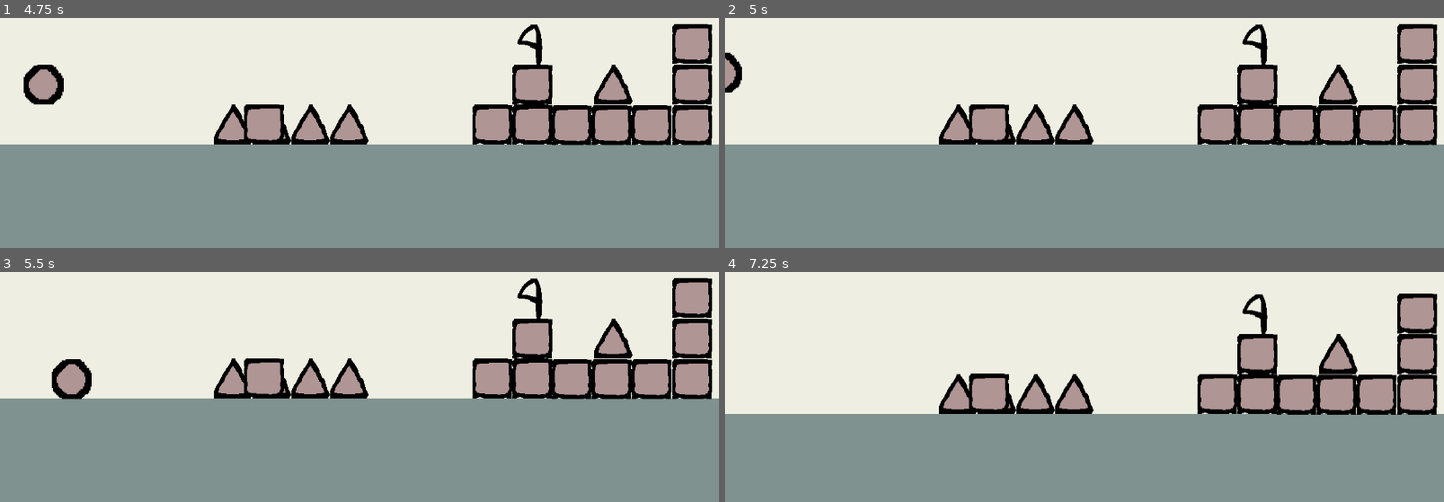
Above: before the commit, frames 1-4 (two rows, left to right).
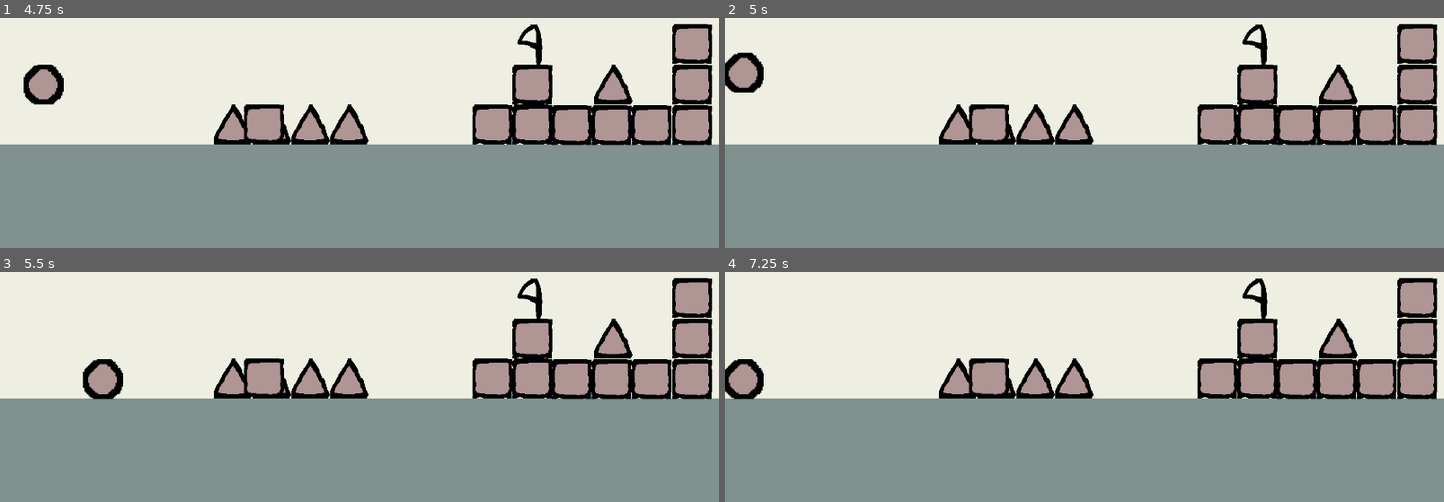
Above: after the commit, the same moments.

Repository: valegui/collapse
Game: Godot game, scene res://scenes/level_7.tscn
Two runs of this game, one before a commit and one after it. Both use one fixed random seed, a clock stepped at 60 frames per second and the inputs below. This scene is started directly instead of the project's main scene.
Inputs:
- Up to frame 1 (4.75 s): tap Enter (ui_accept) at 0.5, 0.77, 1.52, 3.02, 3.77, 4.52 s; hold Right (ui_right) 0.53-2.03 s; hold Left (ui_left) 2.03-2.78 s; hold Right (ui_right) 2.78-4.28 s; hold Left (ui_left) from 4.28 s (still down)
- Up to frame 2 (5 s): keep holding Left (ui_left)
- Up to frame 3 (5.5 s): release Left (ui_left) at 5.03 s; hold Right (ui_right) from 5.03 s (still down)
- Up to frame 4 (7.25 s): release Right (ui_right) at 5.78 s; hold Left (ui_left) from 5.78 s (still down); tap Enter (ui_accept) at 6.02, 6.77 s

Frame 1 is identical in both runs. In frame 2, 0.8% of the frame differs, in the area x 0-6%, y 14-33%; in frame 3, 1.5%; in frame 4, 15%, in the area x 0-100%, y 2-63%.

Commit message:
add boundaries to levels

Diff:
--- a/scenes/level_1.tscn
+++ b/scenes/level_1.tscn
@@ -77,9 +77,9 @@
 collision_mask = 31
 
 [node name="ColorRect3" type="ColorRect" parent="StaticBody2D3"]
-offset_left = -477.0
+offset_left = -637.0
 offset_top = 81.0
-offset_right = 955.0
+offset_right = 795.0
 offset_bottom = 561.0
 rotation = -1.5708
 color = Color(0.498523, 0.571256, 0.56201, 1)
--- a/scenes/level_2.tscn
+++ b/scenes/level_2.tscn
@@ -1,8 +1,7 @@
-[gd_scene load_steps=7 format=3 uid="uid://b8cwacf2b7j07"]
+[gd_scene load_steps=6 format=3 uid="uid://b8cwacf2b7j07"]
 
 [ext_resource type="PackedScene" uid="uid://daypidqhxjqdb" path="res://scenes/next_level.tscn" id="1_b4j7a"]
 [ext_resource type="PackedScene" uid="uid://bu5g33eec6mgc" path="res://scenes/player.tscn" id="2_wo48x"]
-[ext_resource type="PackedScene" uid="uid://d0bny5xly81u7" path="res://scenes/corpse.tscn" id="3_y0kc7"]
 [ext_resource type="PackedScene" uid="uid://bu2sp7hercpyx" path="res://scenes/spike.tscn" id="4_ne2mo"]
 [ext_resource type="PackedScene" uid="uid://cia6jsfphwaog" path="res://scenes/static_box.tscn" id="5_6cvei"]
 
@@ -31,9 +30,6 @@
 [node name="Player" parent="." instance=ExtResource("2_wo48x")]
 position = Vector2(111, 385)
 
-[node name="Box" parent="." instance=ExtResource("3_y0kc7")]
-position = Vector2(-107, 451)
-
 [node name="spikes" type="Node2D" parent="."]
 
 [node name="Spike" parent="spikes" instance=ExtResource("4_ne2mo")]
@@ -51,3 +47,54 @@
 position = Vector2(576, 388)
 
 [node name="enemies" type="Node2D" parent="."]
+
+[node name="StaticBody2D2" type="StaticBody2D" parent="."]
+position = Vector2(2, -288)
+rotation = 1.5708
+collision_layer = 2
+collision_mask = 31
+
+[node name="CollisionShape2D" type="CollisionShape2D" parent="StaticBody2D2"]
+position = Vector2(514, 5)
+shape = SubResource("WorldBoundaryShape2D_5xbjy")
+
+[node name="ColorRect" type="ColorRect" parent="StaticBody2D2"]
+offset_left = -1331.0
+offset_top = 2.0
+offset_right = 1347.0
+offset_bottom = 172.0
+color = Color(0.498523, 0.571256, 0.56201, 1)
+
+[node name="StaticBody2D3" type="StaticBody2D" parent="."]
+position = Vector2(802, 8)
+rotation = 3.14159
+collision_layer = 2
+collision_mask = 31
+
+[node name="CollisionShape2D" type="CollisionShape2D" parent="StaticBody2D3"]
+position = Vector2(1, 181)
+shape = SubResource("WorldBoundaryShape2D_5xbjy")
+
+[node name="ColorRect" type="ColorRect" parent="StaticBody2D3"]
+offset_left = -1331.0
+offset_top = 182.0
+offset_right = 1347.0
+offset_bottom = 352.0
+color = Color(0.498523, 0.571256, 0.56201, 1)
+
+[node name="StaticBody2D4" type="StaticBody2D" parent="."]
+position = Vector2(1426, 8)
+rotation = 4.71239
+collision_layer = 2
+collision_mask = 31
+
+[node name="CollisionShape2D" type="CollisionShape2D" parent="StaticBody2D4"]
+position = Vector2(1, 5)
+shape = SubResource("WorldBoundaryShape2D_5xbjy")
+
+[node name="ColorRect" type="ColorRect" parent="StaticBody2D4"]
+offset_left = -1331.0
+offset_top = 6.0
+offset_right = 1347.0
+offset_bottom = 702.0
+color = Color(0.498523, 0.571256, 0.56201, 1)
--- a/scenes/level_3.tscn
+++ b/scenes/level_3.tscn
@@ -2,11 +2,13 @@
 
 [ext_resource type="PackedScene" uid="uid://daypidqhxjqdb" path="res://scenes/next_level.tscn" id="1_ah8om"]
 [ext_resource type="PackedScene" uid="uid://bu5g33eec6mgc" path="res://scenes/player.tscn" id="2_p6vls"]
-[ext_resource type="PackedScene" uid="uid://d0bny5xly81u7" path="res://scenes/corpse.tscn" id="3_hhfj6"]
 [ext_resource type="PackedScene" uid="uid://bu2sp7hercpyx" path="res://scenes/spike.tscn" id="4_wae8j"]
 [ext_resource type="PackedScene" uid="uid://cia6jsfphwaog" path="res://scenes/static_box.tscn" id="5_ha73p"]
 
 [sub_resource type="WorldBoundaryShape2D" id="WorldBoundaryShape2D_5xbjy"]
+
+[sub_resource type="WorldBoundaryShape2D" id="WorldBoundaryShape2D_1pn4d"]
+distance = -5.0
 
 [node name="Level3" type="Node2D"]
 
@@ -30,9 +32,6 @@
 
 [node name="Player" parent="." instance=ExtResource("2_p6vls")]
 position = Vector2(111, 385)
-
-[node name="Box" parent="." instance=ExtResource("3_hhfj6")]
-position = Vector2(-107, 451)
 
 [node name="spikes" type="Node2D" parent="."]
 
@@ -81,3 +80,56 @@
 position = Vector2(1109, 323)
 
 [node name="enemies" type="Node2D" parent="."]
+
+[node name="StaticBody2D4" type="StaticBody2D" parent="."]
+position = Vector2(1426, 8)
+rotation = 4.71239
+collision_layer = 2
+collision_mask = 31
+
+[node name="CollisionShape2D" type="CollisionShape2D" parent="StaticBody2D4"]
+position = Vector2(-0.999996, 376)
+shape = SubResource("WorldBoundaryShape2D_1pn4d")
+
+[node name="ColorRect" type="ColorRect" parent="StaticBody2D4"]
+offset_left = -1331.0
+offset_top = 382.0
+offset_right = 1347.0
+offset_bottom = 1078.0
+color = Color(0.498523, 0.571256, 0.56201, 1)
+
+[node name="StaticBody2D5" type="StaticBody2D" parent="."]
+position = Vector2(0, 104)
+rotation = 1.5708
+collision_layer = 2
+collision_mask = 31
+
+[node name="CollisionShape2D" type="CollisionShape2D" parent="StaticBody2D5"]
+position = Vector2(-111, -3)
+rotation = 1.5708
+shape = SubResource("WorldBoundaryShape2D_1pn4d")
+
+[node name="ColorRect" type="ColorRect" parent="StaticBody2D5"]
+offset_left = -1330.0
+offset_right = 1348.0
+offset_bottom = 696.0
+color = Color(0.498523, 0.571256, 0.56201, 1)
+metadata/_edit_use_anchors_ = true
+
+[node name="StaticBody2D6" type="StaticBody2D" parent="."]
+position = Vector2(490, 384)
+rotation = 3.14159
+collision_layer = 2
+collision_mask = 31
+
+[node name="CollisionShape2D" type="CollisionShape2D" parent="StaticBody2D6"]
+position = Vector2(487, 5)
+rotation = 4.71239
+shape = SubResource("WorldBoundaryShape2D_1pn4d")
+
+[node name="ColorRect" type="ColorRect" parent="StaticBody2D6"]
+offset_left = -1331.0
+offset_top = 566.0
+offset_right = 1347.0
+offset_bottom = 1262.0
+color = Color(0.498523, 0.571256, 0.56201, 1)
--- a/scenes/level_4.tscn
+++ b/scenes/level_4.tscn
@@ -2,12 +2,14 @@
 
 [ext_resource type="PackedScene" uid="uid://daypidqhxjqdb" path="res://scenes/next_level.tscn" id="1_wom6i"]
 [ext_resource type="PackedScene" uid="uid://bu5g33eec6mgc" path="res://scenes/player.tscn" id="2_ycko3"]
-[ext_resource type="PackedScene" uid="uid://d0bny5xly81u7" path="res://scenes/corpse.tscn" id="3_x7blo"]
 [ext_resource type="PackedScene" uid="uid://bu2sp7hercpyx" path="res://scenes/spike.tscn" id="4_qsmat"]
 [ext_resource type="PackedScene" uid="uid://cia6jsfphwaog" path="res://scenes/static_box.tscn" id="5_yk4f3"]
 [ext_resource type="PackedScene" uid="uid://cp3eowpnojgjc" path="res://scenes/turret.tscn" id="6_ycko3"]
 
 [sub_resource type="WorldBoundaryShape2D" id="WorldBoundaryShape2D_5xbjy"]
+
+[sub_resource type="WorldBoundaryShape2D" id="WorldBoundaryShape2D_ycko3"]
+distance = -5.0
 
 [node name="Level4" type="Node2D"]
 
@@ -31,9 +33,6 @@
 
 [node name="Player" parent="." instance=ExtResource("2_ycko3")]
 position = Vector2(111, 385)
-
-[node name="Box" parent="." instance=ExtResource("3_x7blo")]
-position = Vector2(-107, 451)
 
 [node name="spikes" type="Node2D" parent="."]
 
@@ -79,3 +78,54 @@
 
 [node name="Turret" parent="enemies" instance=ExtResource("6_ycko3")]
 position = Vector2(1669, 452)
+
+[node name="StaticBody2D4" type="StaticBody2D" parent="."]
+position = Vector2(2218, 6)
+rotation = 4.71239
+collision_layer = 2
+collision_mask = 31
+
+[node name="CollisionShape2D" type="CollisionShape2D" parent="StaticBody2D4"]
+position = Vector2(-1, 24)
+shape = SubResource("WorldBoundaryShape2D_ycko3")
+
+[node name="ColorRect" type="ColorRect" parent="StaticBody2D4"]
+offset_left = -1337.0
+offset_top = 22.0
+offset_right = 1341.0
+offset_bottom = 724.0
+color = Color(0.498523, 0.571256, 0.56201, 1)
+
+[node name="StaticBody2D5" type="StaticBody2D" parent="."]
+position = Vector2(402, 0)
+rotation = 1.5708
+collision_layer = 2
+collision_mask = 31
+
+[node name="CollisionShape2D" type="CollisionShape2D" parent="StaticBody2D5"]
+position = Vector2(366, 400)
+shape = SubResource("WorldBoundaryShape2D_ycko3")
+
+[node name="ColorRect" type="ColorRect" parent="StaticBody2D5"]
+offset_left = -1331.0
+offset_top = 402.0
+offset_right = 1347.0
+offset_bottom = 1098.0
+color = Color(0.498523, 0.571256, 0.56201, 1)
+
+[node name="StaticBody2D6" type="StaticBody2D" parent="."]
+position = Vector2(490, 384)
+rotation = 3.14159
+collision_layer = 2
+collision_mask = 31
+
+[node name="CollisionShape2D" type="CollisionShape2D" parent="StaticBody2D6"]
+position = Vector2(150, 607)
+shape = SubResource("WorldBoundaryShape2D_ycko3")
+
+[node name="ColorRect" type="ColorRect" parent="StaticBody2D6"]
+offset_left = -1777.0
+offset_top = 614.0
+offset_right = 1347.0
+offset_bottom = 1310.0
+color = Color(0.498523, 0.571256, 0.56201, 1)
--- a/scenes/level_5.tscn
+++ b/scenes/level_5.tscn
@@ -2,7 +2,6 @@
 
 [ext_resource type="PackedScene" uid="uid://daypidqhxjqdb" path="res://scenes/next_level.tscn" id="1_tbt7t"]
 [ext_resource type="PackedScene" uid="uid://bu5g33eec6mgc" path="res://scenes/player.tscn" id="2_cynta"]
-[ext_resource type="PackedScene" uid="uid://d0bny5xly81u7" path="res://scenes/corpse.tscn" id="3_ak5vt"]
 [ext_resource type="PackedScene" uid="uid://bu2sp7hercpyx" path="res://scenes/spike.tscn" id="4_ij176"]
 [ext_resource type="PackedScene" uid="uid://cia6jsfphwaog" path="res://scenes/static_box.tscn" id="5_uva14"]
 [ext_resource type="PackedScene" uid="uid://cp3eowpnojgjc" path="res://scenes/turret.tscn" id="6_cynta"]
@@ -14,6 +13,9 @@
 
 [sub_resource type="RectangleShape2D" id="RectangleShape2D_cynta"]
 size = Vector2(63.5, 49.5)
+
+[sub_resource type="WorldBoundaryShape2D" id="WorldBoundaryShape2D_cynta"]
+distance = -5.0
 
 [node name="Level5" type="Node2D"]
 
@@ -37,9 +39,6 @@
 
 [node name="Player" parent="." instance=ExtResource("2_cynta")]
 position = Vector2(111, 385)
-
-[node name="Box" parent="." instance=ExtResource("3_ak5vt")]
-position = Vector2(-107, 451)
 
 [node name="spikes" type="Node2D" parent="."]
 
@@ -92,3 +91,54 @@
 [node name="CollisionShape2D" type="CollisionShape2D" parent="StaticBody2D3"]
 position = Vector2(917.25, 394.75)
 shape = SubResource("RectangleShape2D_cynta")
+
+[node name="StaticBody2D4" type="StaticBody2D" parent="."]
+position = Vector2(2218, 6)
+rotation = 4.71239
+collision_layer = 2
+collision_mask = 31
+
+[node name="CollisionShape2D" type="CollisionShape2D" parent="StaticBody2D4"]
+position = Vector2(-1, -384)
+shape = SubResource("WorldBoundaryShape2D_cynta")
+
+[node name="ColorRect" type="ColorRect" parent="StaticBody2D4"]
+offset_left = -1315.0
+offset_top = -384.0
+offset_right = 1363.0
+offset_bottom = 318.0
+color = Color(0.498523, 0.571256, 0.56201, 1)
+
+[node name="StaticBody2D5" type="StaticBody2D" parent="."]
+position = Vector2(402, 0)
+rotation = 1.5708
+collision_layer = 2
+collision_mask = 31
+
+[node name="CollisionShape2D" type="CollisionShape2D" parent="StaticBody2D5"]
+position = Vector2(366, 400)
+shape = SubResource("WorldBoundaryShape2D_cynta")
+
+[node name="ColorRect" type="ColorRect" parent="StaticBody2D5"]
+offset_left = -1331.0
+offset_top = 402.0
+offset_right = 1347.0
+offset_bottom = 1098.0
+color = Color(0.498523, 0.571256, 0.56201, 1)
+
+[node name="StaticBody2D6" type="StaticBody2D" parent="."]
+position = Vector2(490, 384)
+rotation = 3.14159
+collision_layer = 2
+collision_mask = 31
+
+[node name="CollisionShape2D" type="CollisionShape2D" parent="StaticBody2D6"]
+position = Vector2(150, 823)
+shape = SubResource("WorldBoundaryShape2D_cynta")
+
+[node name="ColorRect" type="ColorRect" parent="StaticBody2D6"]
+offset_left = -1777.0
+offset_top = 830.0
+offset_right = 1347.0
+offset_bottom = 1526.0
+color = Color(0.498523, 0.571256, 0.56201, 1)
--- a/scenes/level_6.tscn
+++ b/scenes/level_6.tscn
@@ -2,7 +2,6 @@
 
 [ext_resource type="PackedScene" uid="uid://daypidqhxjqdb" path="res://scenes/next_level.tscn" id="1_hi6ks"]
 [ext_resource type="PackedScene" uid="uid://bu5g33eec6mgc" path="res://scenes/player.tscn" id="2_6x5s0"]
-[ext_resource type="PackedScene" uid="uid://d0bny5xly81u7" path="res://scenes/corpse.tscn" id="3_uwnnm"]
 [ext_resource type="PackedScene" uid="uid://bu2sp7hercpyx" path="res://scenes/spike.tscn" id="4_fidgd"]
 [ext_resource type="PackedScene" uid="uid://cia6jsfphwaog" path="res://scenes/static_box.tscn" id="5_isi3j"]
 [ext_resource type="PackedScene" uid="uid://cp3eowpnojgjc" path="res://scenes/turret.tscn" id="6_6x5s0"]
@@ -14,6 +13,9 @@
 
 [sub_resource type="RectangleShape2D" id="RectangleShape2D_6x5s0"]
 size = Vector2(63.5, 49.5)
+
+[sub_resource type="WorldBoundaryShape2D" id="WorldBoundaryShape2D_6x5s0"]
+distance = -5.0
 
 [node name="Level6" type="Node2D"]
 
@@ -37,9 +39,6 @@
 
 [node name="Player" parent="." instance=ExtResource("2_6x5s0")]
 position = Vector2(111, 385)
-
-[node name="Box" parent="." instance=ExtResource("3_uwnnm")]
-position = Vector2(-107, 451)
 
 [node name="spikes" type="Node2D" parent="."]
 
@@ -113,3 +112,54 @@
 [node name="CollisionShape2D" type="CollisionShape2D" parent="StaticBody2D3"]
 position = Vector2(917.25, 394.75)
 shape = SubResource("RectangleShape2D_6x5s0")
+
+[node name="StaticBody2D4" type="StaticBody2D" parent="."]
+position = Vector2(2218, 6)
+rotation = 4.71239
+collision_layer = 2
+collision_mask = 31
+
+[node name="CollisionShape2D" type="CollisionShape2D" parent="StaticBody2D4"]
+position = Vector2(88, 854)
+shape = SubResource("WorldBoundaryShape2D_6x5s0")
+
+[node name="ColorRect" type="ColorRect" parent="StaticBody2D4"]
+offset_left = -1207.0
+offset_top = 853.0
+offset_right = 1471.0
+offset_bottom = 1883.0
+color = Color(0.498523, 0.571256, 0.56201, 1)
+
+[node name="StaticBody2D5" type="StaticBody2D" parent="."]
+position = Vector2(402, 0)
+rotation = 1.5708
+collision_layer = 2
+collision_mask = 31
+
+[node name="CollisionShape2D" type="CollisionShape2D" parent="StaticBody2D5"]
+position = Vector2(366, 400)
+shape = SubResource("WorldBoundaryShape2D_6x5s0")
+
+[node name="ColorRect" type="ColorRect" parent="StaticBody2D5"]
+offset_left = -1331.0
+offset_top = 402.0
+offset_right = 1347.0
+offset_bottom = 1098.0
+color = Color(0.498523, 0.571256, 0.56201, 1)
+
+[node name="StaticBody2D6" type="StaticBody2D" parent="."]
+position = Vector2(490, 384)
+rotation = 3.14159
+collision_layer = 2
+collision_mask = 31
+
+[node name="CollisionShape2D" type="CollisionShape2D" parent="StaticBody2D6"]
+position = Vector2(150, 823)
+shape = SubResource("WorldBoundaryShape2D_6x5s0")
+
+[node name="ColorRect" type="ColorRect" parent="StaticBody2D6"]
+offset_left = -2789.0
+offset_top = 830.0
+offset_right = 1347.0
+offset_bottom = 1526.0
+color = Color(0.498523, 0.571256, 0.56201, 1)
--- a/scenes/level_7.tscn
+++ b/scenes/level_7.tscn
@@ -3,13 +3,15 @@
 [ext_resource type="PackedScene" uid="uid://daypidqhxjqdb" path="res://scenes/next_level.tscn" id="1_l1kof"]
 [ext_resource type="Script" uid="uid://cn7qosd8nu661" path="res://scripts/level_7.gd" id="1_v7yg4"]
 [ext_resource type="PackedScene" uid="uid://bu5g33eec6mgc" path="res://scenes/player.tscn" id="2_v7yg4"]
-[ext_resource type="PackedScene" uid="uid://d0bny5xly81u7" path="res://scenes/corpse.tscn" id="3_ci1vt"]
 [ext_resource type="PackedScene" uid="uid://bu2sp7hercpyx" path="res://scenes/spike.tscn" id="4_ophlp"]
 [ext_resource type="PackedScene" uid="uid://cia6jsfphwaog" path="res://scenes/static_box.tscn" id="5_wu5f3"]
 [ext_resource type="PackedScene" uid="uid://cp3eowpnojgjc" path="res://scenes/turret.tscn" id="7_ci1vt"]
 [ext_resource type="Texture2D" uid="uid://bntyshd3co2jd" path="res://assets/flag.png" id="8_ophlp"]
 
 [sub_resource type="WorldBoundaryShape2D" id="WorldBoundaryShape2D_5xbjy"]
+
+[sub_resource type="WorldBoundaryShape2D" id="WorldBoundaryShape2D_ci1vt"]
+distance = -5.0
 
 [node name="Level7" type="Node2D"]
 script = ExtResource("1_v7yg4")
@@ -34,9 +36,6 @@
 
 [node name="Player" parent="." instance=ExtResource("2_v7yg4")]
 position = Vector2(111, 385)
-
-[node name="Box" parent="." instance=ExtResource("3_ci1vt")]
-position = Vector2(-107, 451)
 
 [node name="spikes" type="Node2D" parent="."]
 
@@ -92,3 +91,54 @@
 [node name="Sprite2D" type="Sprite2D" parent="."]
 position = Vector2(855, 324)
 texture = ExtResource("8_ophlp")
+
+[node name="StaticBody2D4" type="StaticBody2D" parent="."]
+position = Vector2(2218, 6)
+rotation = 4.71239
+collision_layer = 2
+collision_mask = 31
+
+[node name="CollisionShape2D" type="CollisionShape2D" parent="StaticBody2D4"]
+position = Vector2(88, 222)
+shape = SubResource("WorldBoundaryShape2D_ci1vt")
+
+[node name="ColorRect" type="ColorRect" parent="StaticBody2D4"]
+offset_left = -1240.0
+offset_top = 216.0
+offset_right = 1438.0
+offset_bottom = 1246.0
+color = Color(0.498523, 0.571256, 0.56201, 1)
+
+[node name="StaticBody2D5" type="StaticBody2D" parent="."]
+position = Vector2(402, 0)
+rotation = 1.5708
+collision_layer = 2
+collision_mask = 31
+
+[node name="CollisionShape2D" type="CollisionShape2D" parent="StaticBody2D5"]
+position = Vector2(366, 400)
+shape = SubResource("WorldBoundaryShape2D_ci1vt")
+
+[node name="ColorRect" type="ColorRect" parent="StaticBody2D5"]
+offset_left = -1331.0
+offset_top = 402.0
+offset_right = 1347.0
+offset_bottom = 1098.0
+color = Color(0.498523, 0.571256, 0.56201, 1)
+
+[node name="StaticBody2D6" type="StaticBody2D" parent="."]
+position = Vector2(490, 384)
+rotation = 3.14159
+collision_layer = 2
+collision_mask = 31
+
+[node name="CollisionShape2D" type="CollisionShape2D" parent="StaticBody2D6"]
+position = Vector2(150, 823)
+shape = SubResource("WorldBoundaryShape2D_ci1vt")
+
+[node name="ColorRect" type="ColorRect" parent="StaticBody2D6"]
+offset_left = -2789.0
+offset_top = 830.0
+offset_right = 1347.0
+offset_bottom = 1526.0
+color = Color(0.498523, 0.571256, 0.56201, 1)
